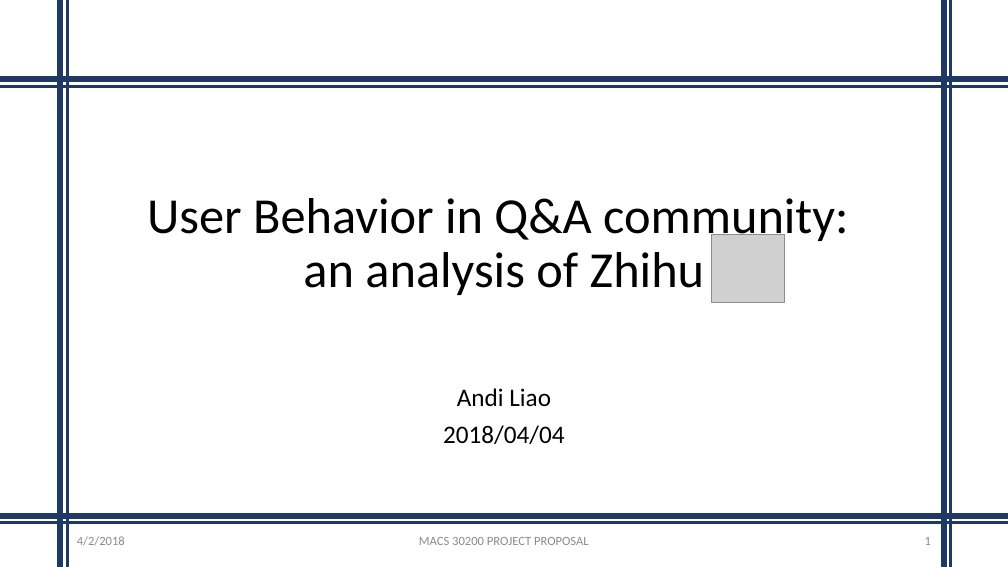
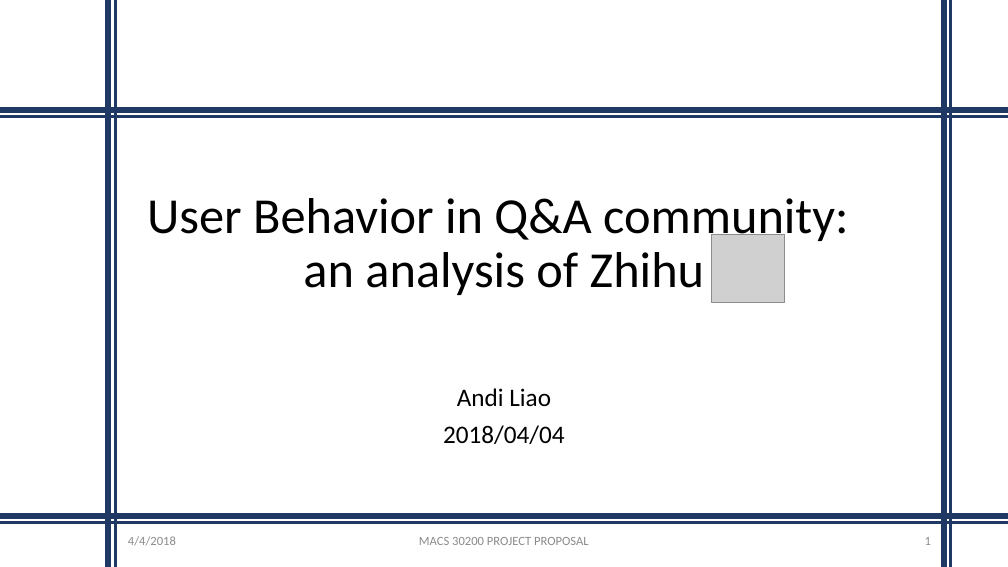
Before and after one commit to ShuyanHuang/MACS30200proj, a slide deck: slide 1 of proposal/MACS30200proj_proposal.pptx. Drawn at 1008x567 pixels with LibreOffice and Linux fonts; fonts in the diff are those of the drawing; grey boxes stand for pictures; background and template pictures are left out. Boxes give left, top, right and bottom in pixels: in the first picture for what was removed or moved away, otherwise in the second. Text is boxed around its words. In the diff, an @@ line names an element or a change of style, - is before the commit and + after.

```diff
--- a/proposal/MACS30200proj_proposal.pptx
+++ b/proposal/MACS30200proj_proposal.pptx
@@ line moved from (60, 567) - (60, 0) to (108, 567) - (108, 0) @@
@@ line moved from (67, 567) - (67, 0) to (115, 567) - (115, 0) @@
@@ line moved from (0, 86) - (1008, 86) to (0, 116) - (1008, 116) @@
@@ line moved from (0, 79) - (1008, 79) to (0, 110) - (1008, 110) @@
@@ text at (128,536,176,546): text changed @@
-4/2/2018
+4/4/2018
```
Also in this commit, not shown: 7 other slides changed, 1 other file.
